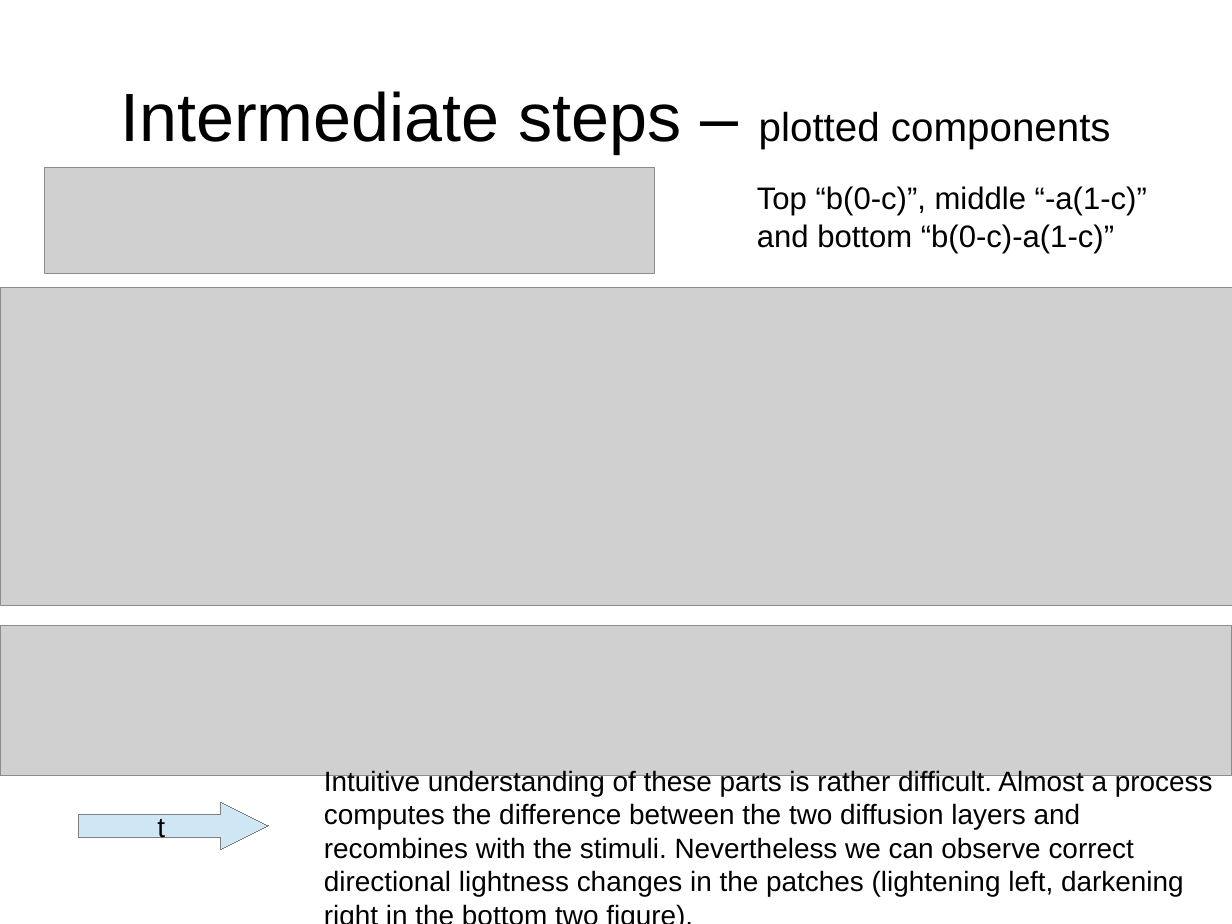
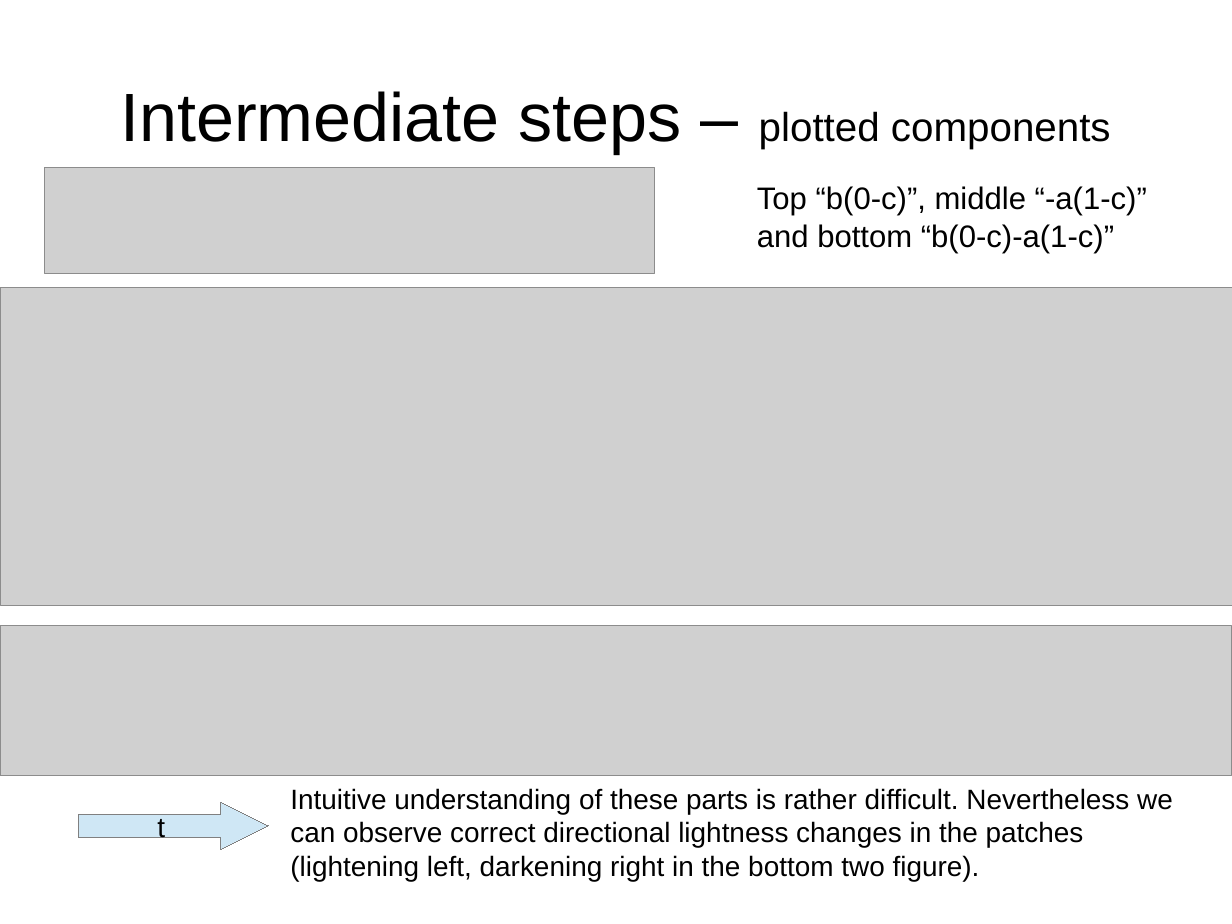
Before and after one commit to TUBvision/contAdapt_francis, a slide deck: slide 9 of Documents/Dynamic normalization model.odp. Drawn at 1232x924 pixels with LibreOffice and Linux fonts; fonts in the diff are those of the drawing; grey boxes stand for pictures. Boxes give left, top, right and bottom in pixels: in the first picture for what was removed or moved away, otherwise in the second. Text is boxed around its words. In the diff, an @@ line names an element or a change of style, - is before the commit and + after.

```diff
--- a/Documents/Dynamic normalization model.odp
+++ b/Documents/Dynamic normalization model.odp
@@ text at (290, 788, 1173, 881): text changed @@
-Intuitive understanding of these parts is rather difficult. Almost a process computes the difference between the two diffusion layers and recombines with the stimuli. Nevertheless we can observe correct directional lightness changes in the patches (lightening left, darkening right in the bottom two figure).
+Intuitive understanding of these parts is rather difficult. Nevertheless we can observe correct directional lightness changes in the patches (lightening left, darkening right in the bottom two figure).
```
Also in this commit, not shown: 7 other slides changed, 2 slides added, 55 other files.
